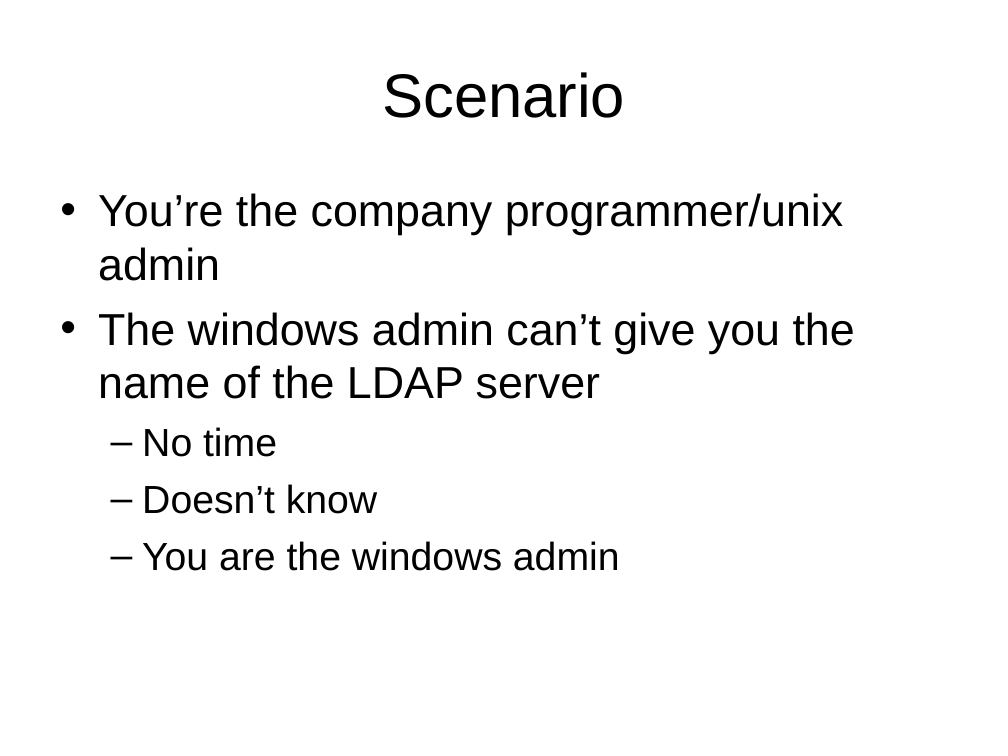
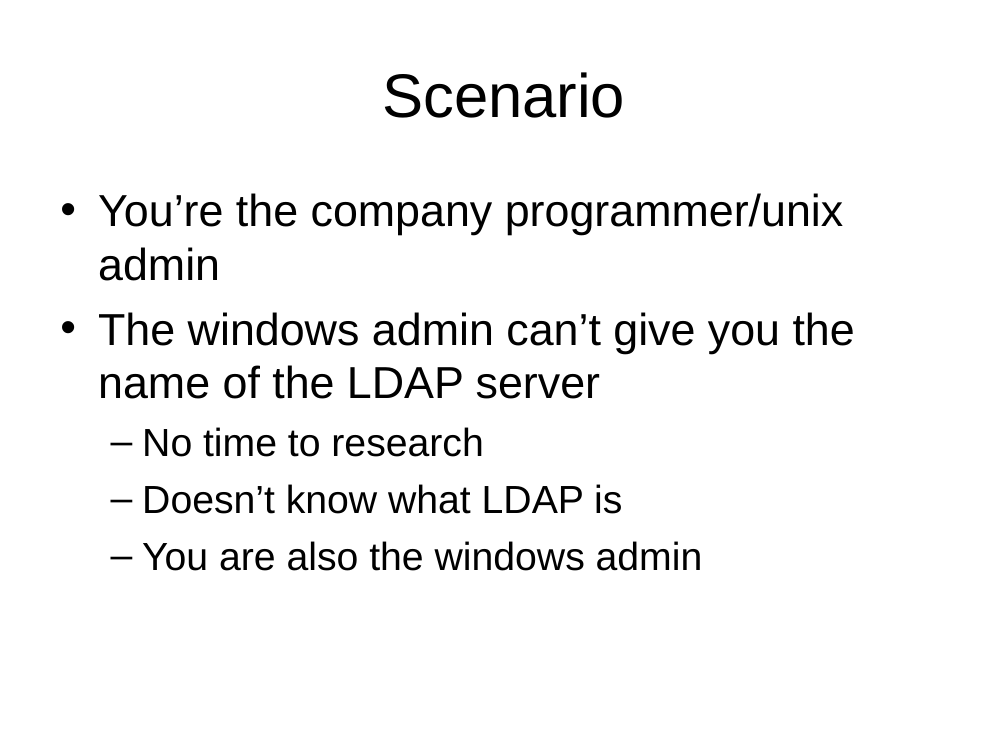
Before and after one commit to LIPHP/LDAP-Talk, a slide deck: slide 35 of Docs/LIPHP-Using LDAP with PHP.ppt. Drawn at 1008x756 pixels with LibreOffice and Linux fonts; fonts in the diff are those of the drawing. Boxes give left, top, right and bottom in pixels: in the first picture for what was removed or moved away, otherwise in the second. Text is boxed around its words. In the diff, an @@ line names an element or a change of style, - is before the commit and + after.

```diff
--- a/Docs/LIPHP-Using LDAP with PHP.ppt
+++ b/Docs/LIPHP-Using LDAP with PHP.ppt
@@ text at [142, 427, 703, 571]: text changed @@
-  – No time
-  – Doesn’t know
-  – You are the windows admin
+  – No time to research
+  – Doesn’t know what LDAP is
+  – You are also the windows admin
```
Also in this commit, not shown: 1 other slide changed.
